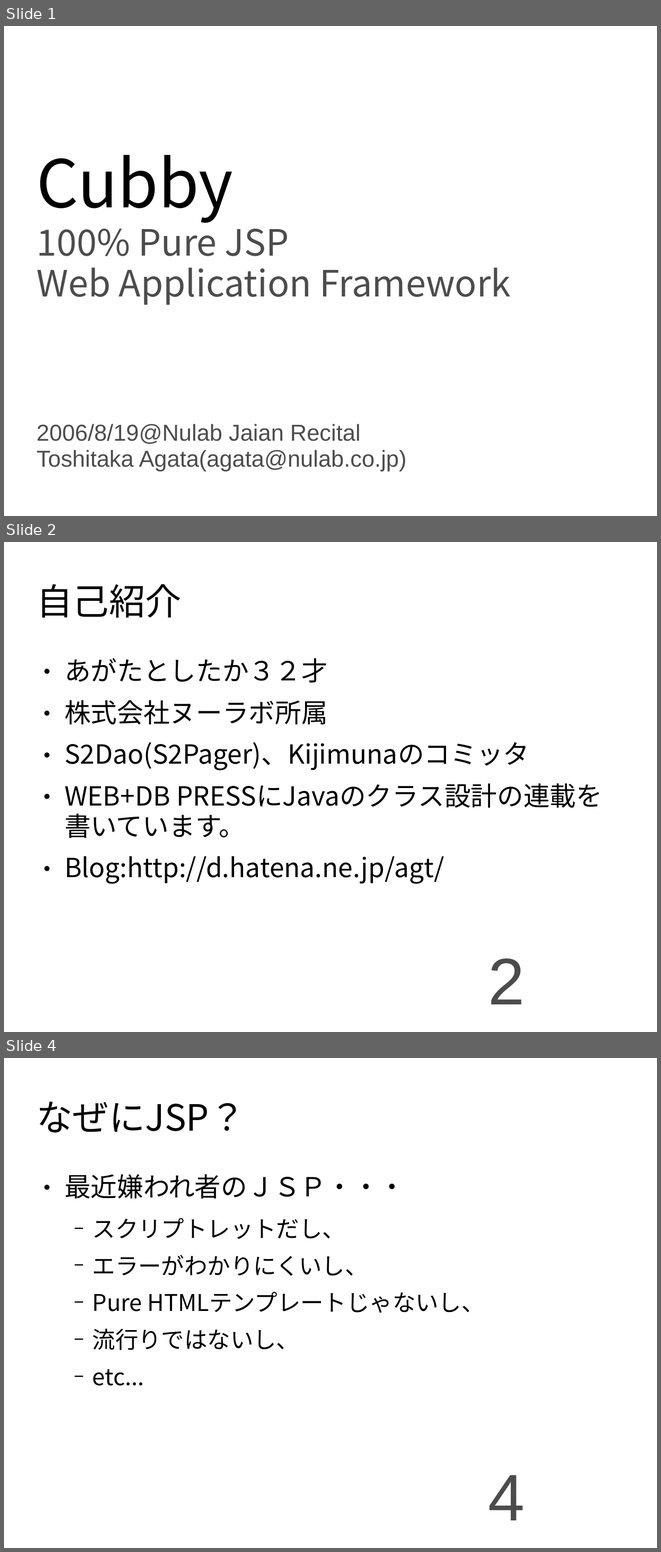
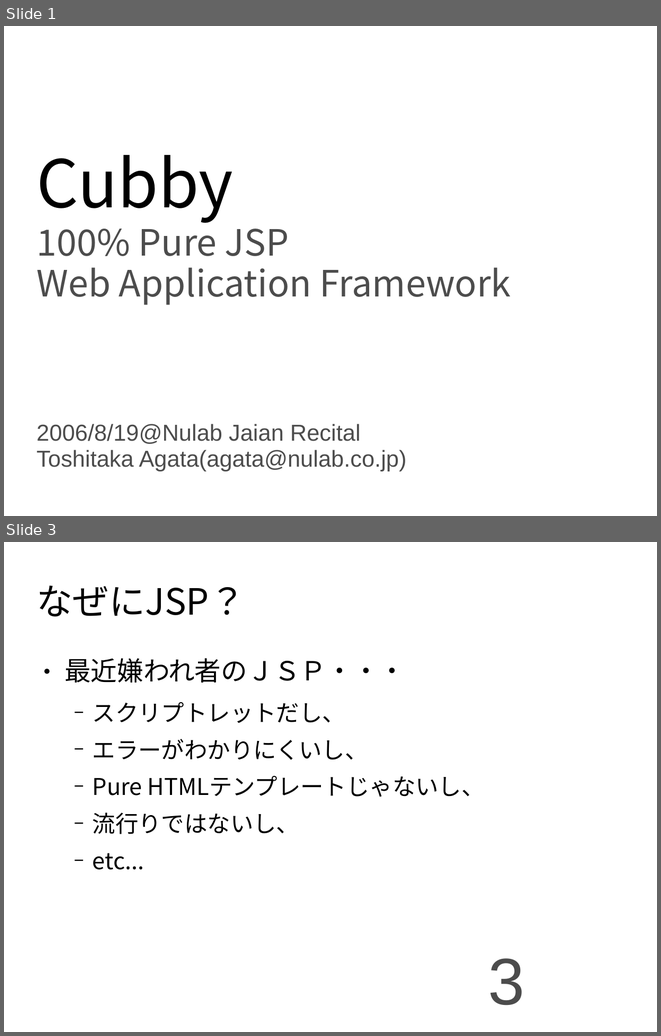
Before and after one commit to seasarorg/cubby, a slide deck: cubby/src/site/resources/presentation/cubby.odp. Shown one above the other, each under a label of ours: slides 1, 2 and 4 before the commit, slides 1 and 3 after it; the slides between them are not shown. The pictures are 661x1552 and 661x1036 pixels, drawn with LibreOffice and Linux fonts; fonts in the diff are those of the drawing. Boxes give left, top, right and bottom in pixels: in the first picture for what was removed or moved away, otherwise in the second. Text is boxed around its words. In the diff, an @@ line names an element or a change of style, - is before the commit and + after.

```diff
--- a/cubby/src/site/resources/presentation/cubby.odp
+++ b/cubby/src/site/resources/presentation/cubby.odp
@@ slide 2 removed at [4,542,657,1032], background #FFFFFF @@
@@ title removed at [36,584,181,618] @@
-自己紹介
@@ text removed at [64,658,530,884] @@
-● あがたとしたか３２才
-● 株式会社ヌーラボ所属
-● S2Dao(S2Pager)、Kijimunaのコミッタ
-● WEB+DB PRESSにJavaのクラス設計の連載を書いています。
-● Blog:http://d.hatena.ne.jp/agt/
@@ page number removed at [488,958,524,1004] @@
-2
@@ what was slide 4 is now slide 3 @@
@@ page number at [488,958,524,1005]: text changed @@
-4
+3
```
Also in this commit, not shown: 4 slides changed.
